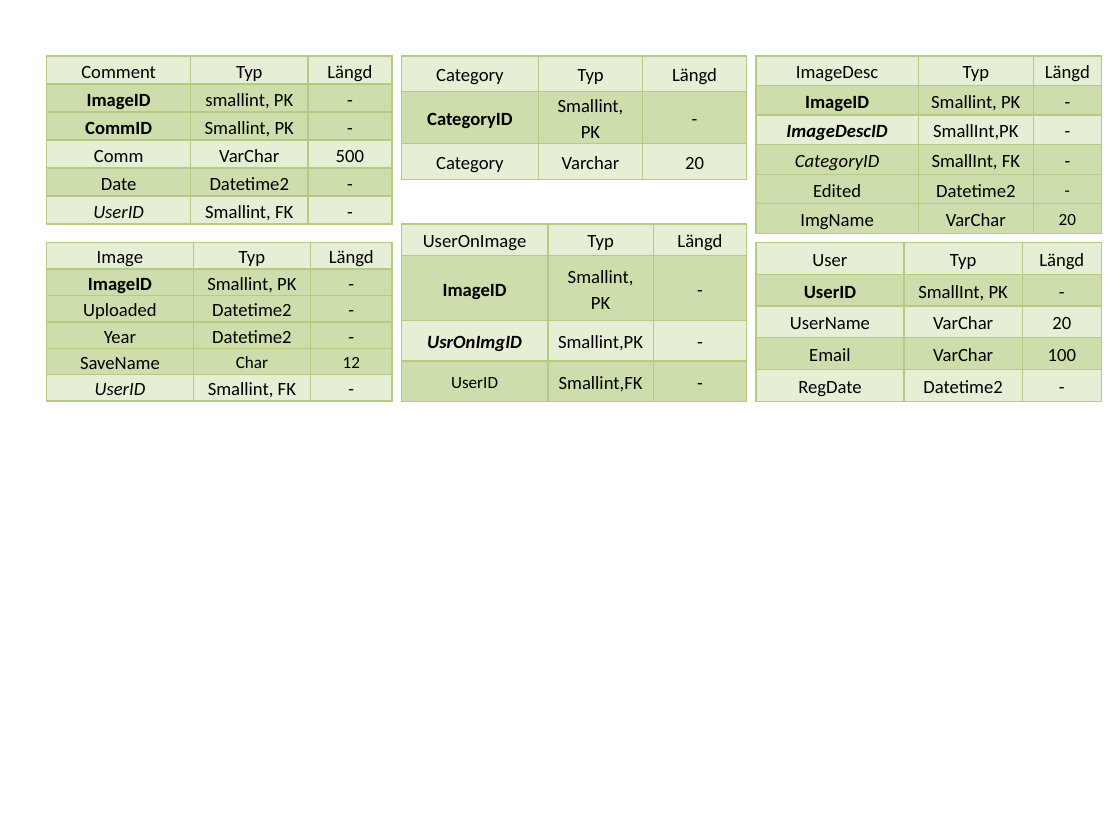
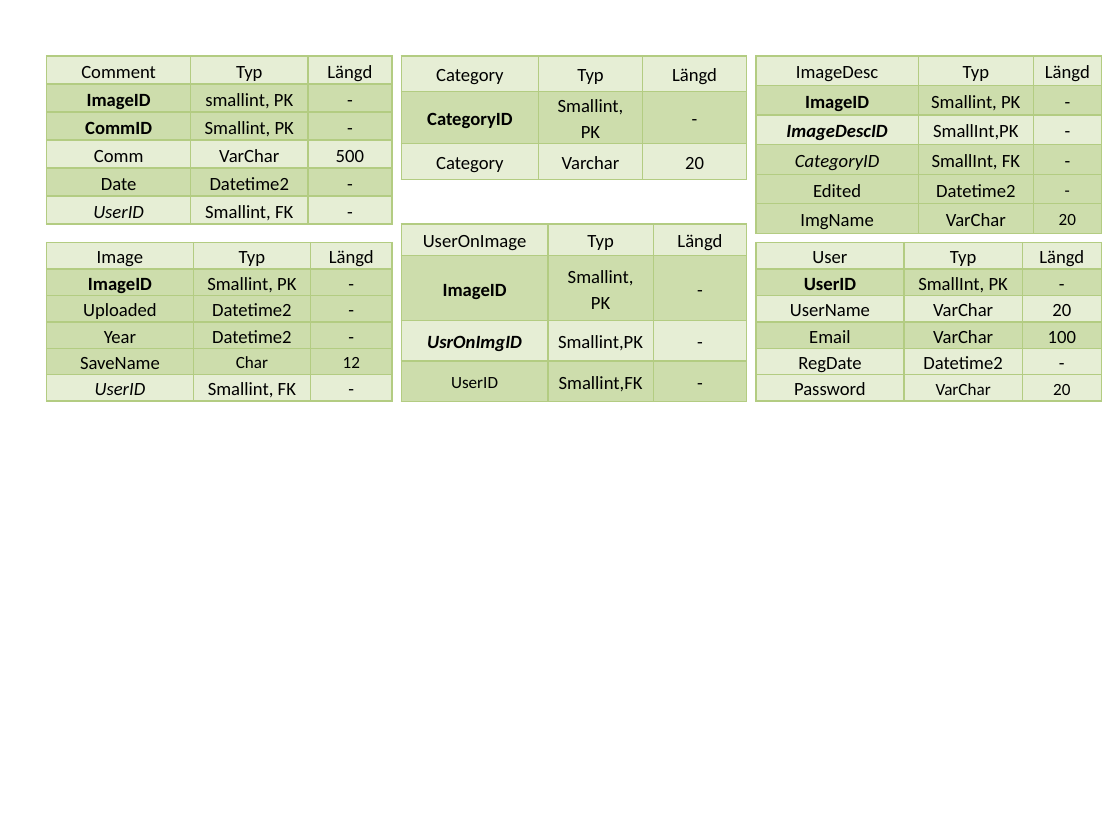
Before and after one commit to Grenmyr/vt14-3-1-individuellt-arbete, a slide deck: slide 4 of Databasteknik AKS/projektet.pptx. Drawn at 1120x840 pixels with LibreOffice and Linux fonts; fonts in the diff are those of the drawing. Boxes give left, top, right and bottom in pixels: in the first picture for what was removed or moved away, otherwise in the second. Text is boxed around its words. In the diff, an @@ line names an element or a change of style, - is before the commit and + after.

```diff
--- a/Databasteknik AKS/projektet.pptx
+++ b/Databasteknik AKS/projektet.pptx
@@ table at bbox=[756, 243, 1101, 405] @@
+row 6: Password | VarChar | 20
```
Also in this commit, not shown: 5 other slides changed, 1 other file.
